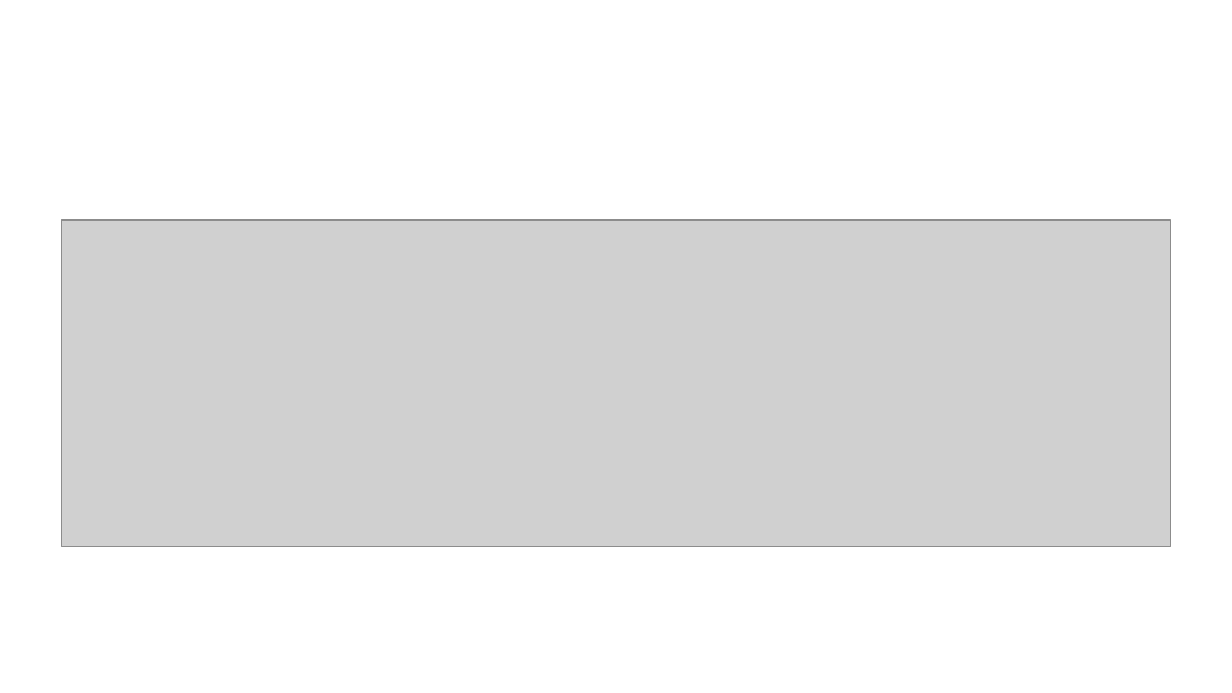
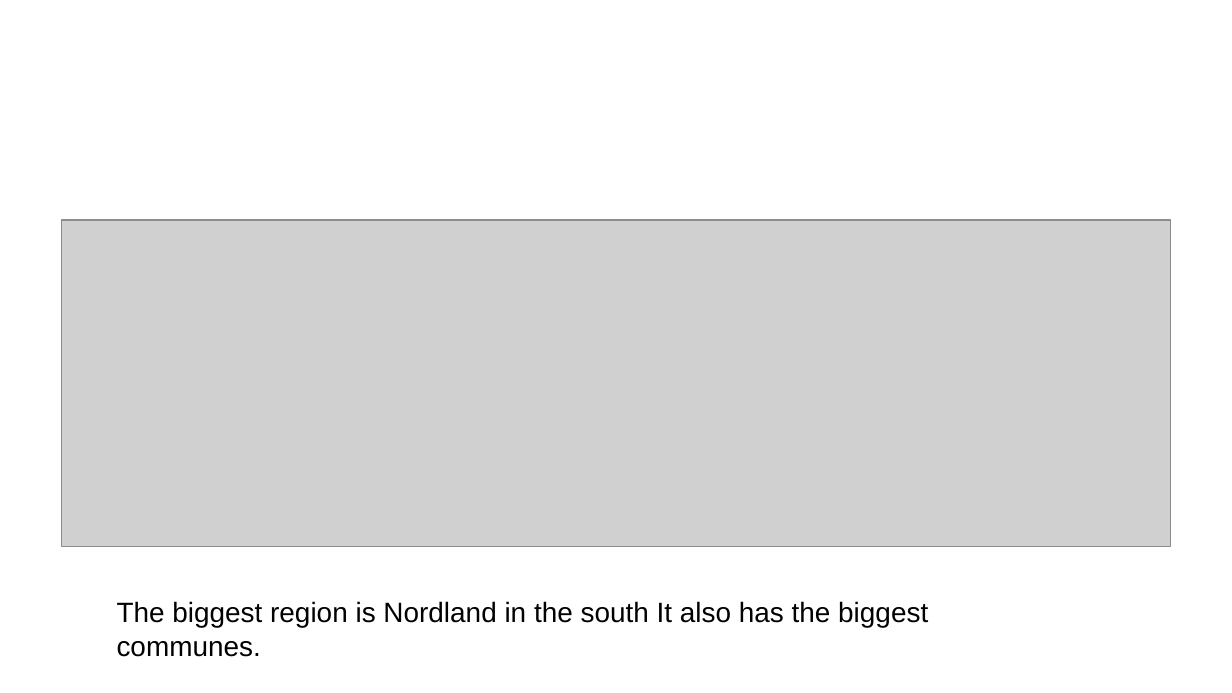
Before and after one commit to perhenrik90/Coursera_Capstone, a slide deck: slide 4 of presentasion.odp (slide 5 before the commit). Drawn at 1232x693 pixels with LibreOffice and Linux fonts; fonts in the diff are those of the drawing; grey boxes stand for pictures; background and template pictures are left out. Boxes give left, top, right and bottom in pixels: in the first picture for what was removed or moved away, otherwise in the second. Text is boxed around its words. In the diff, an @@ line names an element or a change of style, - is before the commit and + after.

```diff
--- a/presentasion.odp
+++ b/presentasion.odp
@@ text added at (117, 601, 928, 657), 18 pt, text #000000 @@
+The biggest region is Nordland in the south It also has the biggest communes.
```
Also in this commit, not shown: 3 other slides changed, 3 slides added, 4 slides removed, 1 other file.
